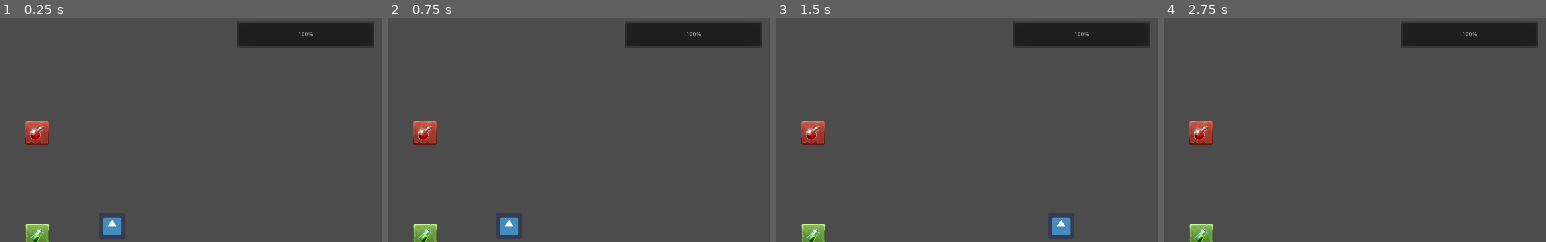
Above: before the commit, frames 1-4 (left to right).
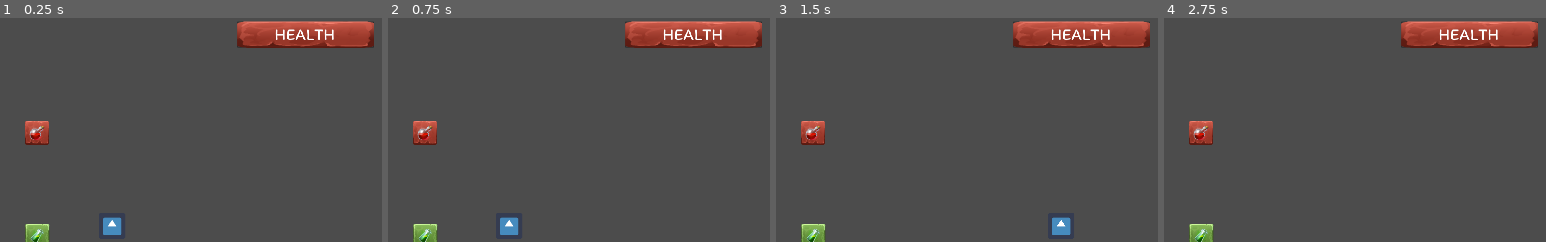
Above: after the commit, the same moments.

Repository: pedrolobo-abertay/CMP302_final_project
Game: Godot game, scene res://Level.tscn
Two runs of this game, one before a commit and one after it. Both use one fixed random seed, a clock stepped at 60 frames per second and the inputs below. The engine's default icon, where the game draws it, is replaced by a stand-in: a white triangle on a blue panel in a dark square.
Inputs (mouse positions are % of the whole screen's width and height, from its top left):
- Up to frame 1 (0.25 s): no input
- Up to frame 2 (0.75 s): tap Enter at 0.5 s; move the mouse to (73, 45) at 0.52 s; hold D (move_right) from 0.53 s (still down); hold Space (dash) from 0.53 s (still down)
- Up to frame 3 (1.5 s): move the mouse to (29, 55) at 1.27 s; release D (move_right) at 1.28 s; release Space (dash) at 1.28 s; hold A (move_left) from 1.28 s (still down); right-click (29, 55) at 1.35 s
- Up to frame 4 (2.75 s): move the mouse to (60, 28) at 2.02 s; release A (move_left) at 2.03 s; hold D (move_right) from 2.03 s (still down); hold S (move_bot) from 2.03 s (still down)
The pictures show only the part of the screen within x 10-60%, y 0-50%; the shares and areas given below are measured in that part.

The runs differ from the first frame. In frame 1, 4.3% of the frame differs, in the area x 62-98%, y 1-14%; in frame 2, 4.3%; in frame 3, 4.3%; in frame 4, 4.3%.

Commit message:
base game done

Diff:
--- a/game/Level.gd
+++ b/game/Level.gd
@@ -109,7 +109,6 @@
 func create_player():
 	player = PLAYER.instance()
 	player.position = Vector2(500, 500)
-	$PlayerPlace.add_child(player)
 	$Enemy.setup($Arena, player)
 # warning-ignore:return_value_discarded
 	player.connect("throw_potion", self, "throw")
@@ -119,3 +118,6 @@
 	player.connect("died", self, "die_player")
 # warning-ignore:return_value_discarded
 	player.connect("died", $Enemy, "player_died")
+# warning-ignore:return_value_discarded
+	player.connect("health", $UI, "update_health")
+	$PlayerPlace.add_child(player)
--- a/game/Player.gd
+++ b/game/Player.gd
@@ -21,7 +21,7 @@
 var health = 100
 
 func _ready():
-	pass
+	emit_signal("health", health)
 
 func _process(delta):
 	if dash_vec != Vector2():
@@ -61,8 +61,9 @@
 		return
 	$AnimationPlayer.stop()
 	$AnimationPlayer.play("take_damage")
+
+	health -= damage
 	emit_signal("health", health)
-	health -= damage
 	if health <=0:
 		die()
 
--- a/game/UI.gd
+++ b/game/UI.gd
@@ -34,5 +34,5 @@
 	new_buff.setup(type, time, text)
 	$Effects.add_child(new_buff)
 
-func update_health():
-	pass
+func update_health(health):
+	$HealthBar.value = health
--- a/game/UI.tscn
+++ b/game/UI.tscn
@@ -1,7 +1,8 @@
-[gd_scene load_steps=3 format=2]
+[gd_scene load_steps=4 format=2]
 
 [ext_resource path="res://UI.gd" type="Script" id=1]
 [ext_resource path="res://Assets/UIfont.tres" type="DynamicFont" id=2]
+[ext_resource path="res://Style/BuffBarRed.tres" type="StyleBox" id=3]
 
 [node name="UI" type="CanvasLayer"]
 script = ExtResource( 1 )
@@ -59,7 +60,20 @@
 margin_top = 7.53671
 margin_right = 1130.4
 margin_bottom = 71.5367
+custom_styles/fg = ExtResource( 3 )
 value = 100.0
+percent_visible = false
 __meta__ = {
 "_edit_use_anchors_": false
 }
+
+[node name="Label" type="Label" parent="HealthBar"]
+margin_right = 326.0
+margin_bottom = 62.0
+custom_fonts/font = ExtResource( 2 )
+text = "HEALTH"
+align = 1
+valign = 1
+__meta__ = {
+"_edit_use_anchors_": false
+}
